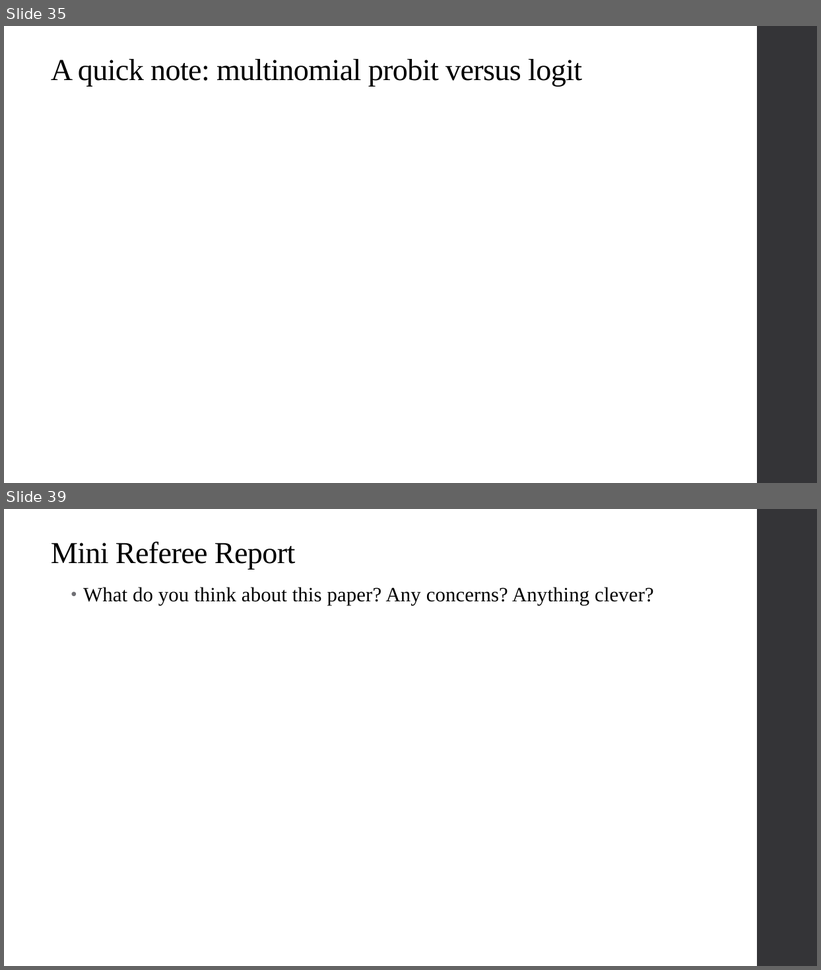
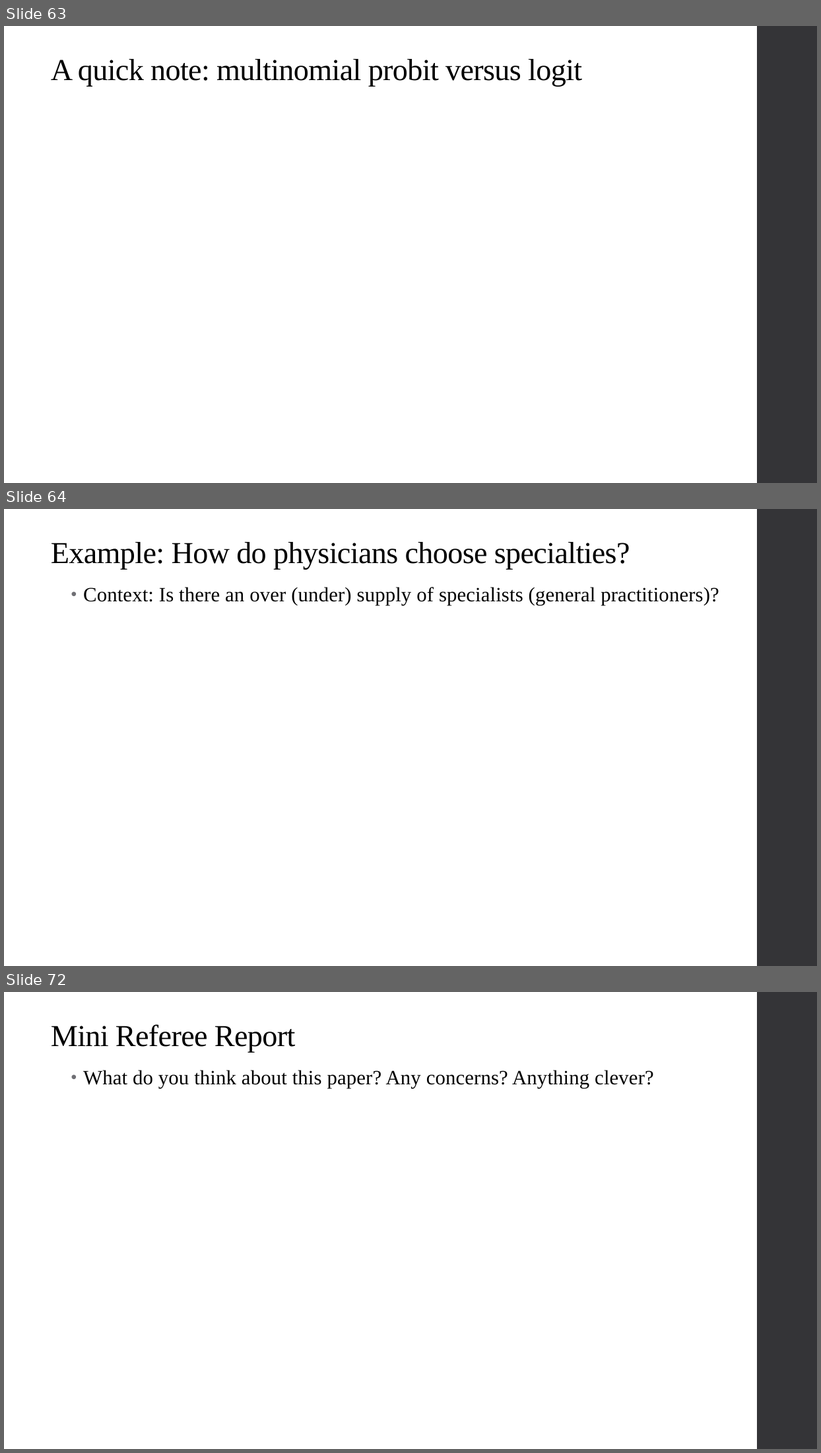
Before and after one commit to qiufei/fork-HAD5744, a slide deck: Lecture08_OtherNonlinearModels/Lecture8_NonlinearModels_2022F.pptx. Shown one above the other, each under a label of ours: slides 35 and 39 before the commit, slides 63, 64 and 72 after it; the slides between them are not shown. The pictures are 821x970 and 821x1453 pixels, drawn with LibreOffice and Linux fonts; fonts in the diff are those of the drawing; grey boxes stand for pictures. Boxes give left, top, right and bottom in pixels: in the first picture for what was removed or moved away, otherwise in the second. Text is boxed around its words. In the diff, an @@ line names an element or a change of style, - is before the commit and + after.

```diff
--- a/Lecture08_OtherNonlinearModels/Lecture8_NonlinearModels_2022F.pptx
+++ b/Lecture08_OtherNonlinearModels/Lecture8_NonlinearModels_2022F.pptx
@@ slide 64 added at <box>4,509,817,966</box>, background #FFFFFF; not listed: 1 template element that a slide beside it also shows @@
@@ title added at <box>51,542,630,569</box>, 36 pt, text #000000 @@
+Example: How do physicians choose specialties?
@@ text added at <box>83,587,719,605</box>, 24 pt, text #000000 @@
+• Context: Is there an over (under) supply of specialists (general practitioners)?
@@ what was slide 35 is now slide 63 @@
@@ what was slide 39 is now slide 72 @@
```
Also in this commit, not shown: 6 slides changed, 33 other slides added, 1 slide removed, 2 other files.
